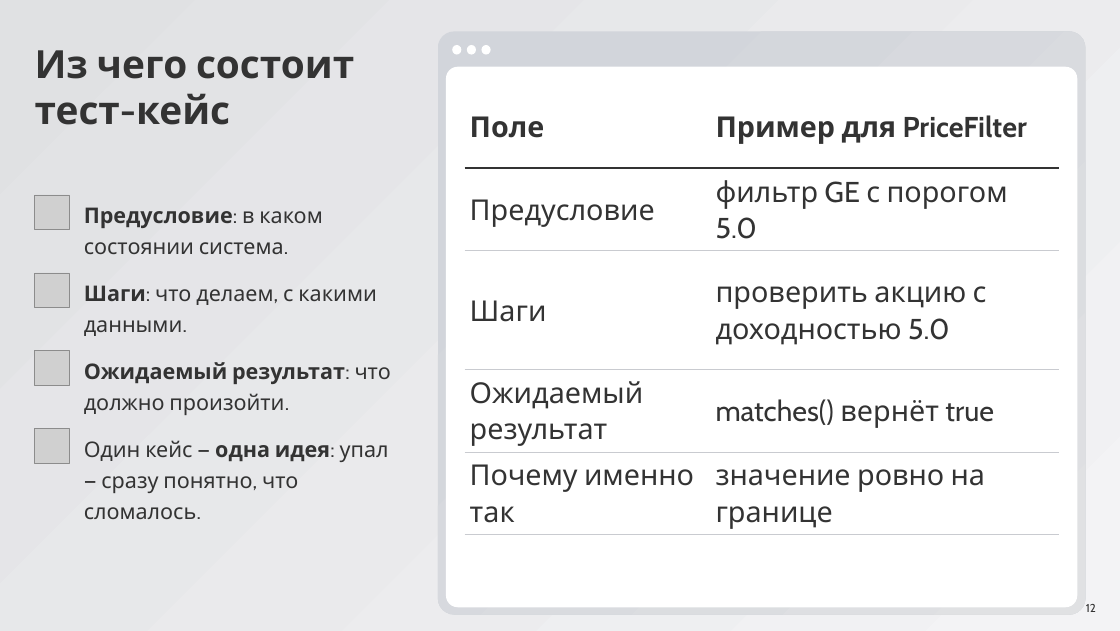
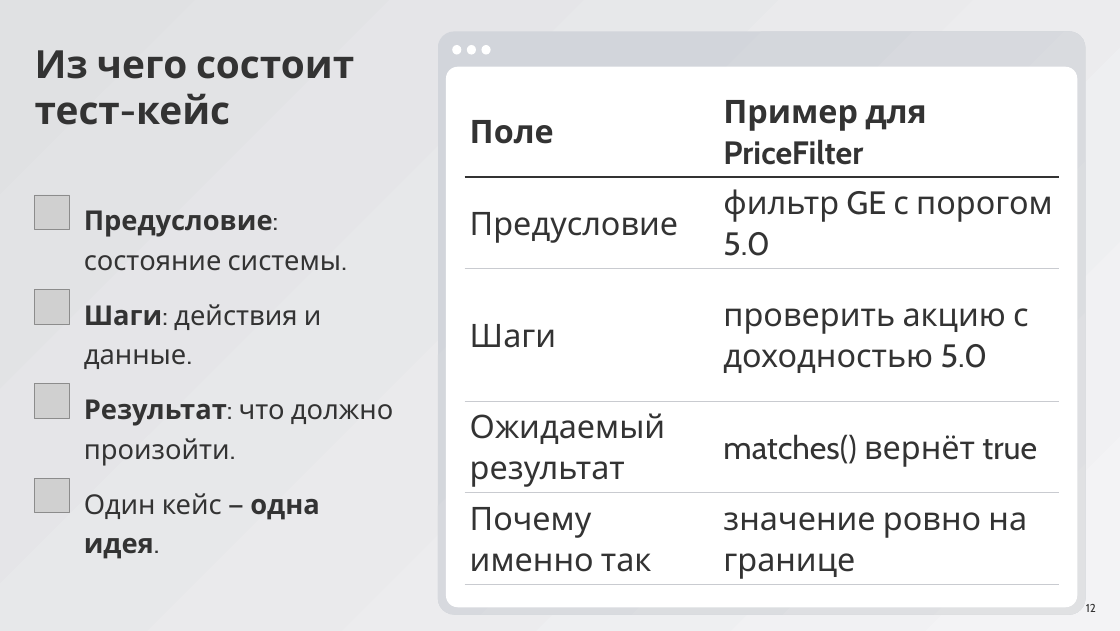
Before and after one commit to ArthurAipov/market-pulse-innopolis, a slide deck: slide 12 of advanced/docs/seminar8/Семинар 8.pptx. Drawn at 1120x631 pixels with LibreOffice and Linux fonts; fonts in the diff are those of the drawing; grey boxes stand for pictures. Boxes give left, top, right and bottom in pixels: in the first picture for what was removed or moved away, otherwise in the second. Text is boxed around its words. In the diff, an @@ line names an element or a change of style, - is before the commit and + after.

```diff
--- a/advanced/docs/seminar8/Семинар 8.pptx
+++ b/advanced/docs/seminar8/Семинар 8.pptx
@@ table at (465, 85, 1058, 585) @@
@@ size 40 to 45 pt @@
@@ text added at (84, 210, 342, 271), 38 pt, text #333333 @@
+Предусловие: состояние системы.
@@ picture: place and size @@
-picture at (35, 429, 69, 464)
+picture at (35, 290, 69, 324)
@@ text removed at (84, 285, 377, 336) @@
-Шаги: что делаем, с какими данными.
@@ text at (84, 304, 322, 369): text changed; size 30 to 38 pt @@
-Предусловие: в каком состоянии система.
+Шаги: действия и данные.
@@ picture: place and size @@
-picture at (35, 273, 69, 308)
+picture at (35, 384, 69, 419)
@@ text at (84, 399, 394, 466): text changed; size 30 to 38 pt @@
-Ожидаемый результат: что должно произойти.
+Результат: что должно произойти.
@@ picture: place and size @@
-picture at (35, 351, 69, 385)
+picture at (35, 479, 69, 513)
@@ text at (84, 493, 320, 559): text changed; size 30 to 38 pt @@
-Один кейс — одна идея: упал — сразу понятно, что сломалось.
+Один кейс — одна идея.
```
Also in this commit, not shown: 31 other slides changed.
